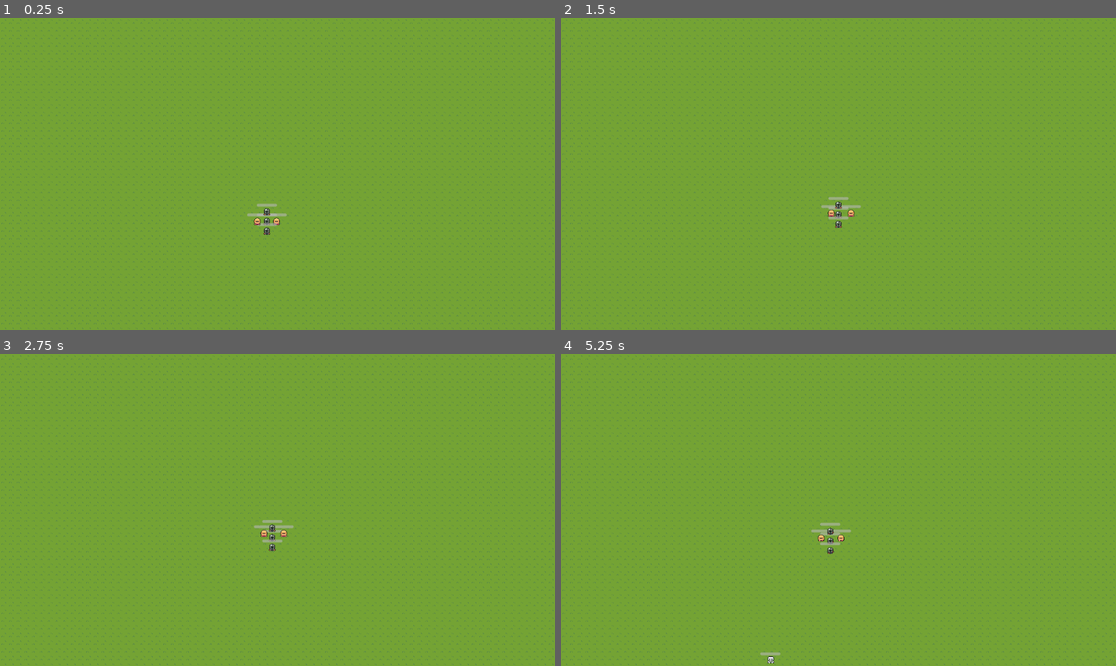
Above: before the commit, frames 1-4 (two rows, left to right).
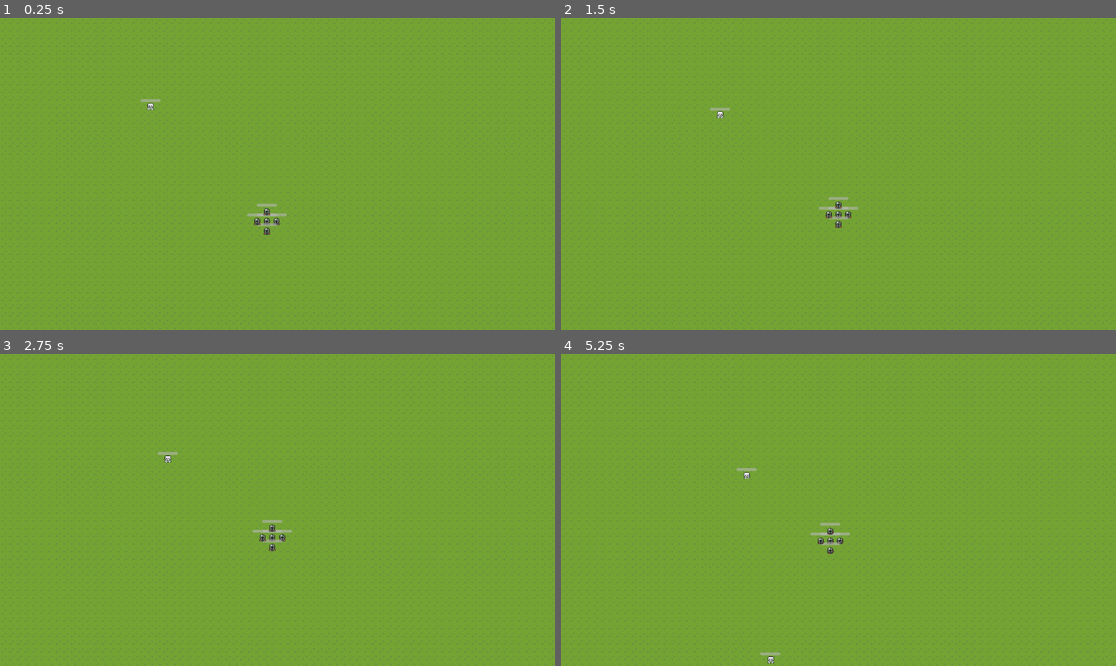
Above: after the commit, the same moments.

Repository: lm98/team-survival
Game: Godot game, scene res://scenes/game.tscn
The game is run twice, just before and just after one commit, with the same random seed, the same clock (stepped at 60 frames per second) and the same inputs.
Inputs (mouse positions are in pixels of both pictures, inside the frame that each line leads up to):
- Up to frame 1 (0.25 s): no input
- Up to frame 2 (1.5 s): tap Enter at 0.5 s; move the mouse to (960, 158) at 0.52 s; click (960, 158) at 0.6 s; move the mouse to (727, 189) at 1.27 s; click (727, 189) at 1.35 s
- Up to frame 3 (2.75 s): move the mouse to (333, 441) at 2.02 s; click (333, 441) at 2.1 s
- Up to frame 4 (5.25 s): move the mouse to (810, 572) at 2.77 s; click (810, 572) at 2.85 s; move the mouse to (1005, 556) at 3.52 s; click (1005, 556) at 3.6 s; move the mouse to (672, 463) at 4.27 s; click (672, 463) at 4.35 s; move the mouse to (866, 510) at 5.02 s; click (866, 510) at 5.1 s

The runs differ from the first frame. In frame 1, 0.1% of the frame differs, in the area x 25-51%, y 26-67%; in frame 2, 0.2%; in frame 3, 0.2%; in frame 4, 0.3%, in the area x 31-53%, y 36-62%.

Commit message:
feat: gruzie morty

Diff:
--- /dev/null
+++ b/scenes/attack/attack.tscn
@@ -0,0 +1,10 @@
+[gd_scene load_steps=2 format=3 uid="uid://b64u3gske8pp8"]
+
+[sub_resource type="SpriteFrames" id="SpriteFrames_ulrbc"]
+
+[node name="Attack" type="Area2D"]
+
+[node name="Hitbox" type="CollisionShape2D" parent="."]
+
+[node name="AttackAnimation" type="AnimatedSprite2D" parent="."]
+sprite_frames = SubResource("SpriteFrames_ulrbc")
--- /dev/null
+++ b/scenes/attack/double_slash.tscn
@@ -0,0 +1,59 @@
+[gd_scene load_steps=9 format=3 uid="uid://bp2w8jtu1mgwx"]
+
+[ext_resource type="Texture2D" uid="uid://gxvfcp0eit46" path="res://assets/attacks/DoubleSlash.png" id="1_i5adx"]
+[ext_resource type="Script" path="res://scripts/double_slash.gd" id="1_ysuyh"]
+
+[sub_resource type="CircleShape2D" id="CircleShape2D_s0exb"]
+radius = 22.0
+
+[sub_resource type="AtlasTexture" id="AtlasTexture_q0kro"]
+atlas = ExtResource("1_i5adx")
+region = Rect2(0, 0, 32, 32)
+
+[sub_resource type="AtlasTexture" id="AtlasTexture_bcxoq"]
+atlas = ExtResource("1_i5adx")
+region = Rect2(32, 0, 32, 32)
+
+[sub_resource type="AtlasTexture" id="AtlasTexture_n6rbs"]
+atlas = ExtResource("1_i5adx")
+region = Rect2(64, 0, 32, 32)
+
+[sub_resource type="AtlasTexture" id="AtlasTexture_vb04p"]
+atlas = ExtResource("1_i5adx")
+region = Rect2(96, 0, 32, 32)
+
+[sub_resource type="SpriteFrames" id="SpriteFrames_ulrbc"]
+animations = [{
+"frames": [{
+"duration": 1.0,
+"texture": SubResource("AtlasTexture_q0kro")
+}, {
+"duration": 1.0,
+"texture": SubResource("AtlasTexture_bcxoq")
+}, {
+"duration": 1.0,
+"texture": SubResource("AtlasTexture_n6rbs")
+}, {
+"duration": 1.0,
+"texture": SubResource("AtlasTexture_vb04p")
+}],
+"loop": true,
+"name": &"default",
+"speed": 6.0
+}]
+
+[node name="DoubleSlash" type="Area2D"]
+scale = Vector2(0.25, 0.25)
+collision_layer = 0
+collision_mask = 16
+script = ExtResource("1_ysuyh")
+
+[node name="Hitbox" type="CollisionShape2D" parent="."]
+shape = SubResource("CircleShape2D_s0exb")
+
+[node name="AttackAnimation" type="AnimatedSprite2D" parent="."]
+sprite_frames = SubResource("SpriteFrames_ulrbc")
+autoplay = "default"
+frame_progress = 0.629663
+
+[connection signal="area_entered" from="." to="." method="_on_area_entered"]
--- /dev/null
+++ b/scenes/attack/hitbox.tscn
@@ -0,0 +1,13 @@
+[gd_scene load_steps=2 format=3 uid="uid://bspqrsf7x4l"]
+
+[ext_resource type="Script" path="res://scripts/hitbox.gd" id="1_jmvoy"]
+
+[node name="Hitbox" type="Area2D"]
+visible = false
+collision_layer = 0
+collision_mask = 16
+script = ExtResource("1_jmvoy")
+
+[node name="CollisionShape2D" type="CollisionShape2D" parent="."]
+
+[connection signal="area_entered" from="." to="." method="_on_area_entered"]
--- a/scenes/fighter_red.tscn
+++ b/scenes/fighter_red.tscn
@@ -67,6 +67,7 @@
 autoplay = "idle"
 
 [node name="CollisionShape2D" type="CollisionShape2D" parent="."]
+visible = false
 position = Vector2(0, 1)
 shape = SubResource("RectangleShape2D_pv73l")
 
@@ -75,6 +76,7 @@
 health = 30
 
 [node name="HurtBox" type="Area2D" parent="."]
+visible = false
 collision_layer = 0
 collision_mask = 4
 
--- a/scenes/game.tscn
+++ b/scenes/game.tscn
@@ -494,4 +494,7 @@
 [node name="EnemySpawner" parent="." instance=ExtResource("3_fpdir")]
 spawn_infos = Array[ExtResource("4_k13gr")]([SubResource("Resource_rhfl1")])
 
+[node name="Skeleton" parent="." instance=ExtResource("3_0e35p")]
+position = Vector2(309, 179)
+
 [editable path="EnemySpawner"]
--- a/scenes/knight.tscn
+++ b/scenes/knight.tscn
@@ -1,8 +1,9 @@
-[gd_scene load_steps=12 format=3 uid="uid://guywc3twavcq"]
+[gd_scene load_steps=14 format=3 uid="uid://guywc3twavcq"]
 
 [ext_resource type="Script" path="res://scripts/team_member.gd" id="1_1abfy"]
 [ext_resource type="PackedScene" uid="uid://bj6kr4ty7c8f3" path="res://scenes/health_component.tscn" id="2_imqb6"]
 [ext_resource type="Texture2D" uid="uid://dbrxy7k8eijxk" path="res://assets/sprites/Knight.png" id="2_sfwla"]
+[ext_resource type="PackedScene" uid="uid://bspqrsf7x4l" path="res://scenes/attack/hitbox.tscn" id="4_avwac"]
 
 [sub_resource type="AtlasTexture" id="AtlasTexture_5c7gr"]
 atlas = ExtResource("2_sfwla")
@@ -57,6 +58,9 @@
 
 [sub_resource type="CircleShape2D" id="CircleShape2D_enxj6"]
 
+[sub_resource type="CircleShape2D" id="CircleShape2D_yq32i"]
+radius = 20.0
+
 [node name="Knight" type="CharacterBody2D"]
 collision_layer = 3
 script = ExtResource("1_1abfy")
@@ -69,6 +73,7 @@
 frame_progress = 0.195528
 
 [node name="CollisionShape2D" type="CollisionShape2D" parent="."]
+visible = false
 position = Vector2(0, 1)
 shape = SubResource("RectangleShape2D_5vl7d")
 
@@ -77,11 +82,20 @@
 health = 50
 
 [node name="HurtBox" type="Area2D" parent="."]
+visible = false
 collision_layer = 0
 collision_mask = 4
 
 [node name="CollisionShape2D" type="CollisionShape2D" parent="HurtBox"]
 shape = SubResource("CircleShape2D_enxj6")
 
+[node name="Hitbox" parent="." instance=ExtResource("4_avwac")]
+
+[node name="CollisionShape2D" parent="Hitbox" index="0"]
+shape = SubResource("CircleShape2D_yq32i")
+
 [connection signal="health_depleted" from="HealthComponent" to="." method="_on_health_component_health_depleted"]
 [connection signal="body_entered" from="HurtBox" to="." method="_on_hurt_box_body_entered"]
+[connection signal="enemy_entered" from="Hitbox" to="." method="_on_hitbox_enemy_entered"]
+
+[editable path="Hitbox"]
--- a/scenes/skeleton.tscn
+++ b/scenes/skeleton.tscn
@@ -76,8 +76,8 @@
 position = Vector2(0, -8)
 
 [node name="Hurtbox" type="Area2D" parent="."]
-collision_layer = 0
-collision_mask = 2
+collision_layer = 16
+collision_mask = 0
 
 [node name="CollisionShape2D" type="CollisionShape2D" parent="Hurtbox"]
 shape = SubResource("CircleShape2D_rck57")
--- a/scenes/team_member.tscn
+++ b/scenes/team_member.tscn
@@ -1,7 +1,8 @@
-[gd_scene load_steps=4 format=3 uid="uid://b6nfxj6hr8867"]
+[gd_scene load_steps=5 format=3 uid="uid://b6nfxj6hr8867"]
 
 [ext_resource type="Script" path="res://scripts/team_member.gd" id="1_c6x2y"]
 [ext_resource type="PackedScene" uid="uid://bj6kr4ty7c8f3" path="res://scenes/health_component.tscn" id="3_kj3eh"]
+[ext_resource type="PackedScene" uid="uid://bspqrsf7x4l" path="res://scenes/attack/hitbox.tscn" id="3_qqngv"]
 
 [sub_resource type="SpriteFrames" id="SpriteFrames_ctp6b"]
 
@@ -24,5 +25,7 @@
 
 [node name="CollisionShape2D" type="CollisionShape2D" parent="HurtBox"]
 
+[node name="Hitbox" parent="." instance=ExtResource("3_qqngv")]
+
 [connection signal="health_depleted" from="HealthComponent" to="." method="_on_health_component_health_depleted"]
 [connection signal="body_entered" from="HurtBox" to="." method="_on_hurt_box_body_entered"]
--- /dev/null
+++ b/scripts/double_slash.gd
@@ -0,0 +1,11 @@
+extends Area2D
+
+@export var damage = 50
+@onready var attack_animation = $AttackAnimation
+
+
+func _on_area_entered(area):
+	if area.has_method("take_damage"):
+		attack_animation.play("default")
+		area.take_damage(damage)
+		queue_free()
--- a/scripts/enemy.gd
+++ b/scripts/enemy.gd
@@ -28,5 +28,5 @@
 func _on_health_component_health_depleted():
 	queue_free()
 
-func _on_hitbox_body_entered(body):
-	health_component.take_damage(10)
+func take_damage(amount: float):
+	health_component.take_damage(amount)
--- a/scripts/enemy_spawner.gd
+++ b/scripts/enemy_spawner.gd
@@ -14,7 +14,6 @@
 				si.spawn_delay_counter = 0
 				var count = 0
 				while count < si.enemy_number:
-					print("Spawning Enemy")
 					var enemy = si.enemy_res.instantiate()
 					enemy.global_position = get_random_position()
 					add_child(enemy)
--- /dev/null
+++ b/scripts/hitbox.gd
@@ -0,0 +1,7 @@
+class_name Hitbox extends Area2D
+
+signal enemy_entered(enemy)
+
+func _on_area_entered(area):
+	print("enemy in range!")
+	enemy_entered.emit(area)
--- a/scripts/player_team.gd
+++ b/scripts/player_team.gd
@@ -29,7 +29,7 @@
 
 func create_test_team():
 	const member_prefabs = [
-		preload("res://scenes/fighter_red.tscn"),
+		#preload("res://scenes/fighter_red.tscn"),
 		preload("res://scenes/knight.tscn"),
 	]
 
--- a/scripts/team_member.gd
+++ b/scripts/team_member.gd
@@ -27,3 +27,10 @@
 
 func _on_hurt_box_body_entered(body):
 	health_component.take_damage(10)
+
+func _on_hitbox_enemy_entered(enemy):
+	print("Attacking enemy")
+	const ATTACK = preload("res://scenes/attack/double_slash.tscn")
+	var attack = ATTACK.instantiate()
+	attack.global_position = enemy.global_position
+	add_child(attack)
Binary file added: assets/attacks/DoubleSlash.png
Not shown, added: assets/attacks/DoubleSlash.png.import
